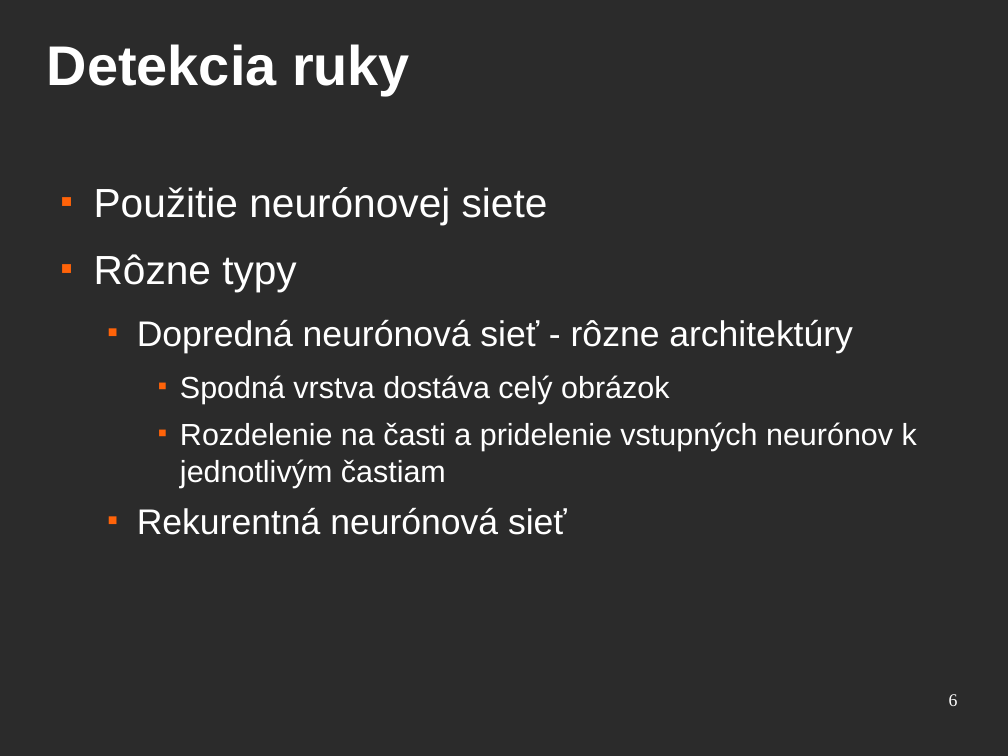
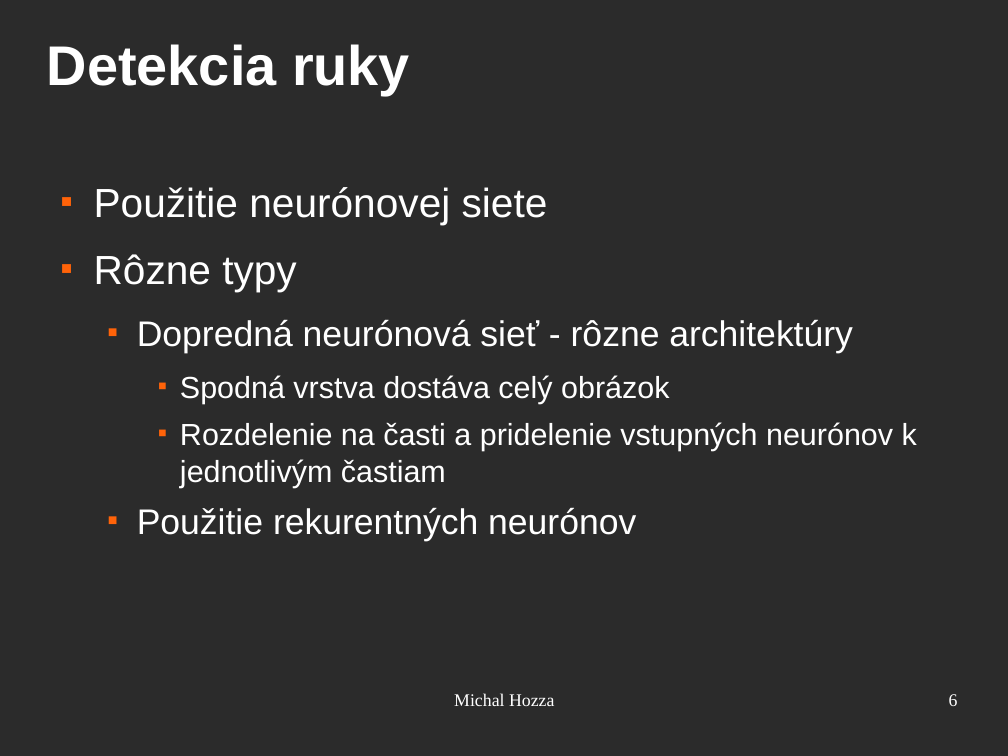
Before and after one commit to mhozza/HandControl_BachelorThesis, a slide deck: slide 6 of prezentacia/handcontrol.odp. Drawn at 1008x756 pixels with LibreOffice and Linux fonts; fonts in the diff are those of the drawing; background and template pictures are left out; a plain dark background stands for a picture behind light text. Boxes give left, top, right and bottom in pixels: in the first picture for what was removed or moved away, otherwise in the second. Text is boxed around its words. In the diff, an @@ line names an element or a change of style, - is before the commit and + after.

```diff
--- a/prezentacia/handcontrol.odp
+++ b/prezentacia/handcontrol.odp
@@ text at (x1=137, y1=507, x2=636, y2=541): text changed @@
-  ■ Rekurentná neurónová sieť
+  ■ Použitie rekurentných neurónov
@@ text added at (x1=454, y1=693, x2=554, y2=706), 14 pt, text #FFFFFF @@
+Michal Hozza
```
Also in this commit, not shown: 8 other slides changed, 4 slides added, 2 slides removed, 7 other files.
